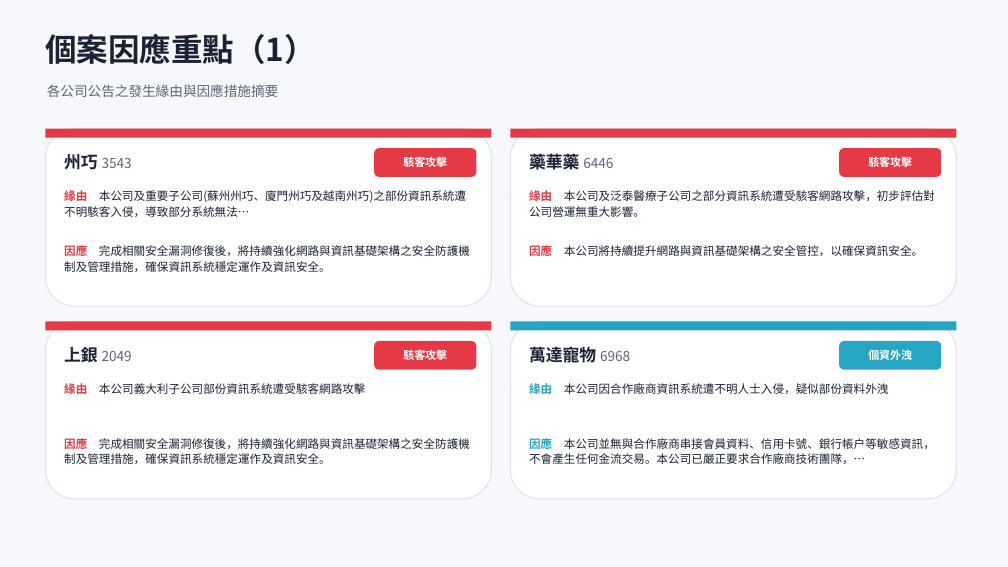
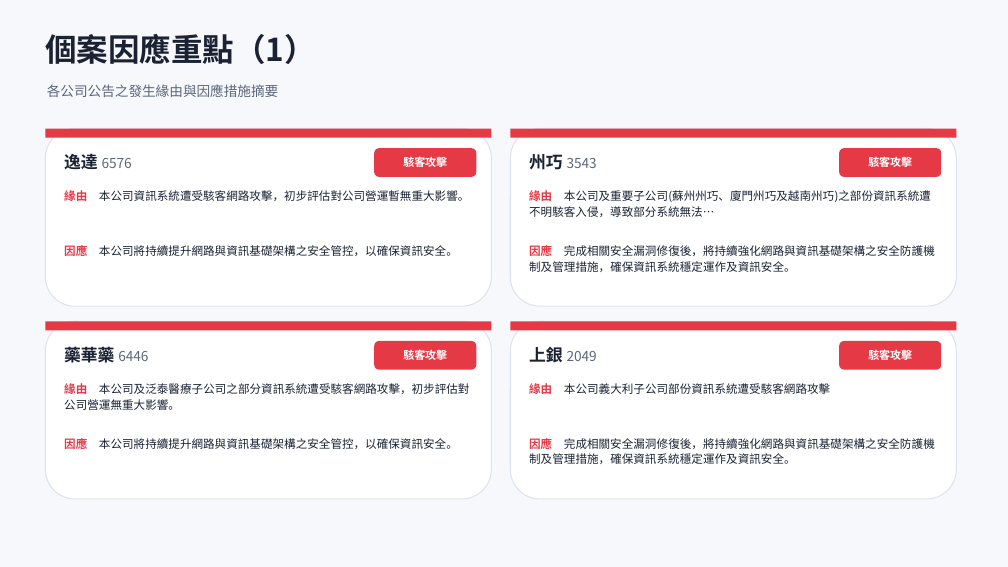
Before and after one commit to Johnnylin77/mops-isec-monitor, a slide deck: slide 6 of 資安事件因應分析.pptx. Drawn at 1008x567 pixels with LibreOffice and Linux fonts; fonts in the diff are those of the drawing. Boxes give left, top, right and bottom in pixels: in the first picture for what was removed or moved away, otherwise in the second. Text is boxed around its words. In the diff, an @@ line names an element or a change of style, - is before the commit and + after.

```diff
--- a/資安事件因應分析.pptx
+++ b/資安事件因應分析.pptx
@@ text at <box>64,154,132,169</box>: text changed @@
-州巧 3543
+逸達 6576
@@ text at <box>529,154,597,170</box>: text changed @@
-藥華藥 6446
+州巧 3543
@@ text at <box>64,190,469,201</box>: text changed @@
-緣由 本公司及重要子公司(蘇州州巧、廈門州巧及越南州巧)之部份資訊系統遭不明駭客入侵，導致部分系統無法…
+緣由 本公司資訊系統遭受駭客網路攻擊，初步評估對公司營運暫無重大影響。
@@ text at <box>529,190,931,217</box>: text changed @@
-緣由 本公司及泛泰醫療子公司之部分資訊系統遭受駭客網路攻擊，初步評估對公司營運無重大影響。
+緣由 本公司及重要子公司(蘇州州巧、廈門州巧及越南州巧)之部份資訊系統遭不明駭客入侵，導致部分系統無法…
@@ text at <box>64,243,458,259</box>: text changed @@
-因應 完成相關安全漏洞修復後，將持續強化網路與資訊基礎架構之安全防護機制及管理措施，確保資訊系統穩定運作及資訊安全。
+因應 本公司將持續提升網路與資訊基礎架構之安全管控，以確保資訊安全。
@@ text at <box>529,243,935,272</box>: text changed @@
-因應 本公司將持續提升網路與資訊基礎架構之安全管控，以確保資訊安全。
+因應 完成相關安全漏洞修復後，將持續強化網路與資訊基礎架構之安全防護機制及管理措施，確保資訊系統穩定運作及資訊安全。
@@ rectangle at <box>510,321,957,330</box>: fill #27A6C4 to #E63946 @@
@@ text at <box>64,344,148,366</box>: text changed @@
-上銀 2049
+藥華藥 6446
@@ text at <box>529,347,597,363</box>: text changed; size 16 to 13 pt; text colour #1A2233 to #5C6679; bold off @@
-萬達寵物 6968
+上銀 2049
@@ rounded rectangle at <box>839,341,941,370</box>: fill #27A6C4 to #E63946 @@
@@ text at <box>868,348,912,363</box>: text changed @@
-個資外洩
+駭客攻擊
@@ text at <box>64,383,470,410</box>: text changed @@
-緣由 本公司義大利子公司部份資訊系統遭受駭客網路攻擊
+緣由 本公司及泛泰醫療子公司之部分資訊系統遭受駭客網路攻擊，初步評估對公司營運無重大影響。
@@ text at <box>529,383,830,394</box>: text changed @@
-緣由 本公司因合作廠商資訊系統遭不明人士入侵，疑似部份資料外洩
+緣由 本公司義大利子公司部份資訊系統遭受駭客網路攻擊
@@ text at <box>64,436,458,452</box>: text changed @@
-因應 完成相關安全漏洞修復後，將持續強化網路與資訊基礎架構之安全防護機制及管理措施，確保資訊系統穩定運作及資訊安全。
+因應 本公司將持續提升網路與資訊基礎架構之安全管控，以確保資訊安全。
@@ text at <box>529,436,935,464</box>: text changed @@
-因應 本公司並無與合作廠商串接會員資料、信用卡號、銀行帳戶等敏感資訊，不會產生任何金流交易。本公司已嚴正要求合作廠商技術團隊，…
+因應 完成相關安全漏洞修復後，將持續強化網路與資訊基礎架構之安全防護機制及管理措施，確保資訊系統穩定運作及資訊安全。
```
Also in this commit, not shown: 5 other slides changed, 2 other files.
